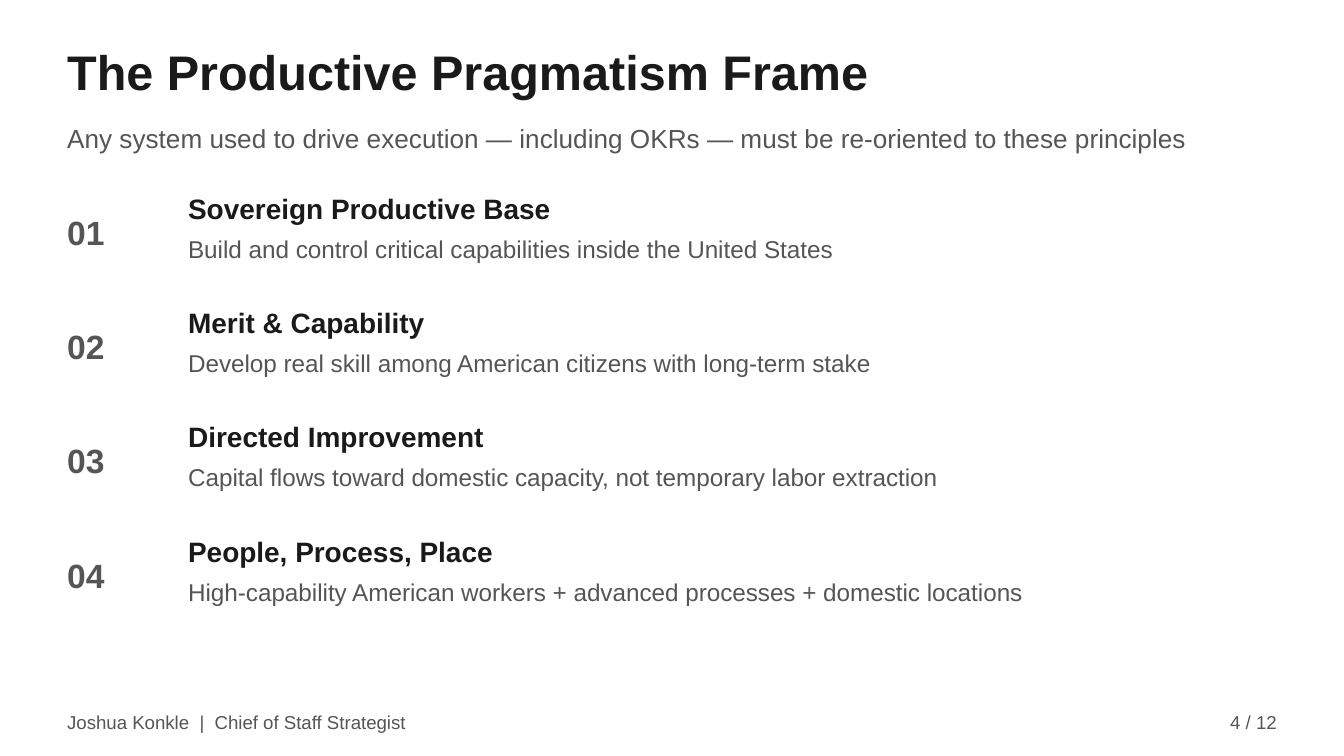
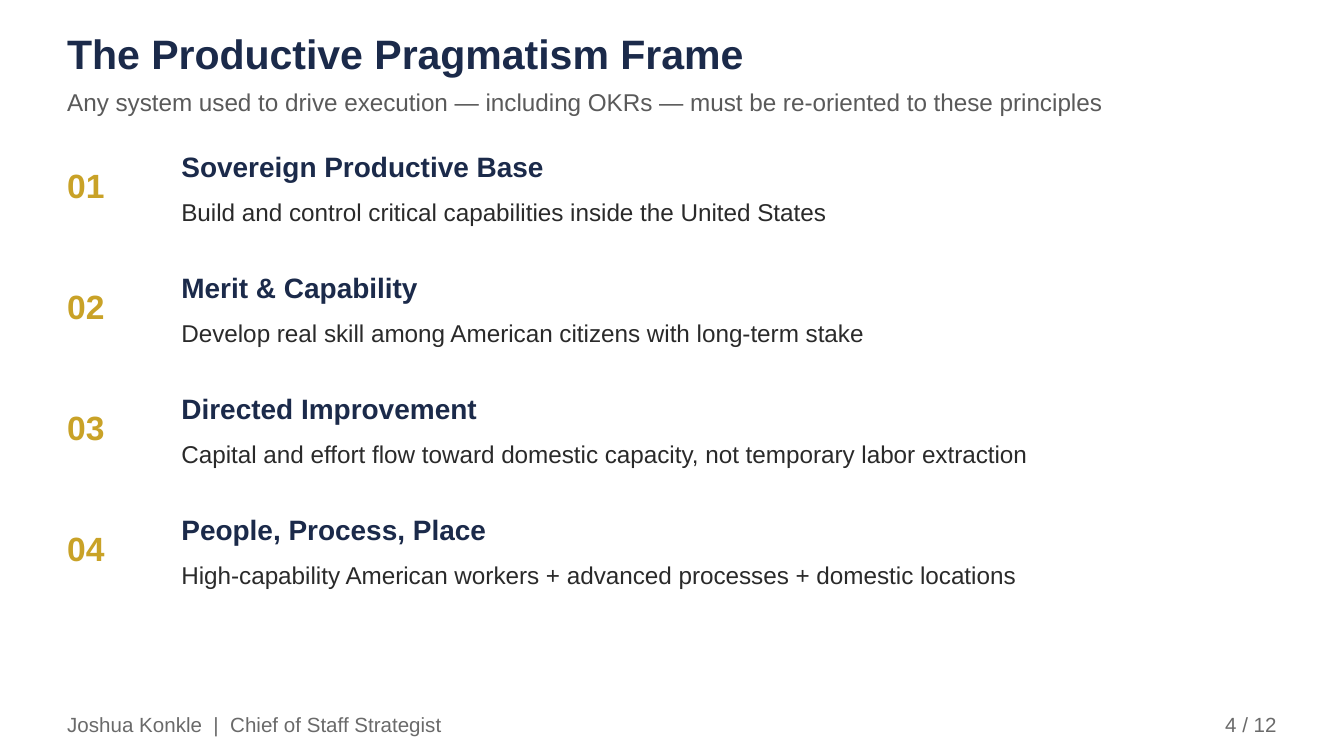
Before and after one commit to joshuakonkle/Hamilton-System, a slide deck: slide 4 of docs/webinar-resources/Module2-BMC-American-System-Hamiltonian-OKRs.pptx. Drawn at 1344x756 pixels with LibreOffice and Linux fonts; fonts in the diff are those of the drawing. Boxes give left, top, right and bottom in pixels: in the first picture for what was removed or moved away, otherwise in the second. Text is boxed around its words. In the diff, an @@ line names an element or a change of style, - is before the commit and + after.

Commit message:
design v2 added to these
no material content changes, only design elements to match the company design guide as applied to the EOS files first.

```diff
--- a/docs/webinar-resources/Module2-BMC-American-System-Hamiltonian-OKRs.pptx
+++ b/docs/webinar-resources/Module2-BMC-American-System-Hamiltonian-OKRs.pptx
@@ rectangle added at (0, 0, 1344, 755), fill #FFFFFF, outline #FFFFFF 1 pt @@
@@ text "The Productive Pragmatism Frame": place and size @@
-text "The Productive Pragmatism Frame" at (67, 55, 868, 99)
+text "The Productive Pragmatism Frame" at (67, 39, 743, 77)
@@ text "The Productive Pragmatism Frame" at (67, 39, 743, 77): size 26 to 22 pt, text colour #1A1A1A to #1B2A4A @@
@@ text "Any system used to drive ...": place and size @@
-text "Any system used to drive ..." at (67, 129, 1186, 154)
+text "Any system used to drive ..." at (67, 93, 1102, 116)
@@ text "Any system used to drive ..." at (67, 93, 1102, 116): size 14 to 13 pt, text colour #555555 to #5A5A5A @@
@@ text colour #1A1A1A to #1B2A4A in 4 elements at (181, 519, 486, 545), (181, 398, 477, 424), (181, 277, 418, 303), (181, 156, 544, 183) @@
@@ text "Sovereign Productive Base": place and size @@
-text "Sovereign Productive Base" at (188, 198, 550, 224)
+text "Sovereign Productive Base" at (181, 156, 544, 183)
@@ text colour #555555 to #C9A227 in 4 elements at (67, 537, 104, 562), (67, 416, 104, 441), (67, 295, 104, 320), (67, 174, 104, 199) @@
@@ text "01": place and size @@
-text "01" at (67, 221, 104, 246)
+text "01" at (67, 174, 104, 199)
@@ text colour #555555 to #2A2A2A in 3 elements at (181, 566, 1016, 589), (181, 324, 864, 347), (181, 203, 826, 226) @@
@@ text "Build and control critical capabilities ...": place and size @@
-text "Build and control critical capabilities ..." at (188, 240, 833, 263)
+text "Build and control critical capabilities ..." at (181, 203, 826, 226)
@@ text "Merit & Capability": place and size @@
-text "Merit & Capability" at (188, 312, 425, 338)
+text "Merit & Capability" at (181, 277, 418, 303)
@@ text "02": place and size @@
-text "02" at (67, 335, 104, 360)
+text "02" at (67, 295, 104, 320)
@@ text "Develop real skill among American ...": place and size @@
-text "Develop real skill among American ..." at (188, 354, 870, 377)
+text "Develop real skill among American ..." at (181, 324, 864, 347)
@@ text "03": place and size @@
-text "03" at (67, 449, 104, 474)
+text "03" at (67, 416, 104, 441)
@@ text "Directed Improvement": place and size @@
-text "Directed Improvement" at (188, 426, 484, 453)
+text "Directed Improvement" at (181, 398, 477, 424)
@@ text at (181, 445, 1027, 468): text changed; text colour #555555 to #2A2A2A @@
-Capital flows toward domestic capacity, not temporary labor extraction
+Capital and effort flow toward domestic capacity, not temporary labor extraction
@@ text "04": place and size @@
-text "04" at (67, 564, 104, 589)
+text "04" at (67, 537, 104, 562)
@@ text "People, Process, Place": place and size @@
-text "People, Process, Place" at (188, 541, 493, 567)
+text "People, Process, Place" at (181, 519, 486, 545)
@@ text "High-capability American workers + advanced ...": place and size @@
-text "High-capability American workers + advanced ..." at (188, 583, 1023, 606)
+text "High-capability American workers + advanced ..." at (181, 566, 1016, 589)
@@ text "Joshua Konkle | Chief of ..." at (67, 717, 441, 736): size 10 to 11 pt, text colour #555555 to #6A6A6A @@
@@ text "4 / 12" at (1225, 717, 1277, 732): size 10 to 11 pt, text colour #555555 to #6A6A6A @@
```
Also in this commit, not shown: 11 other slides changed, 9 other files.
